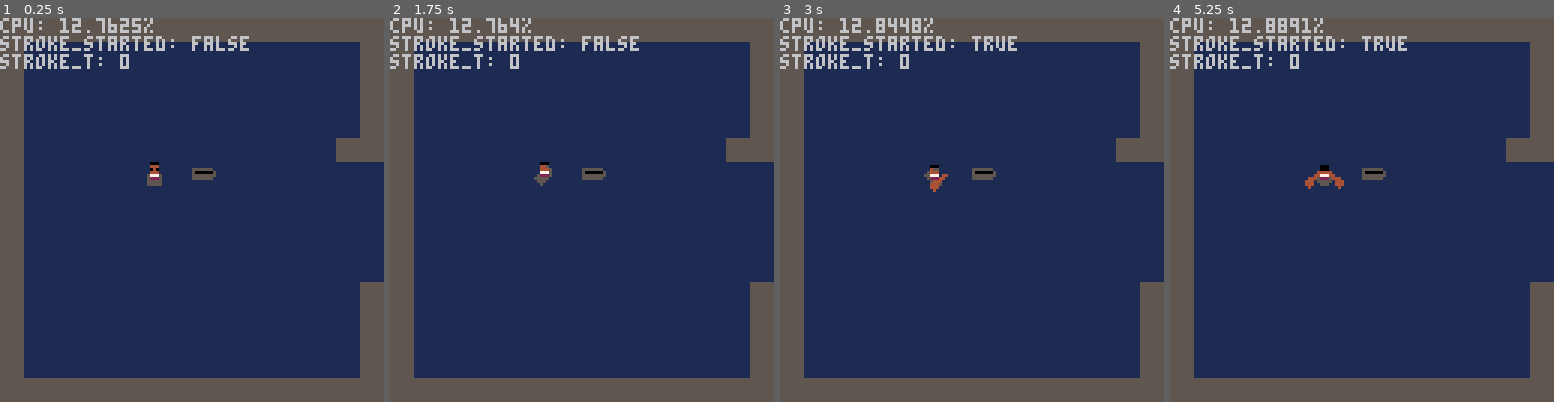
Above: before the commit, frames 1-4 (left to right).
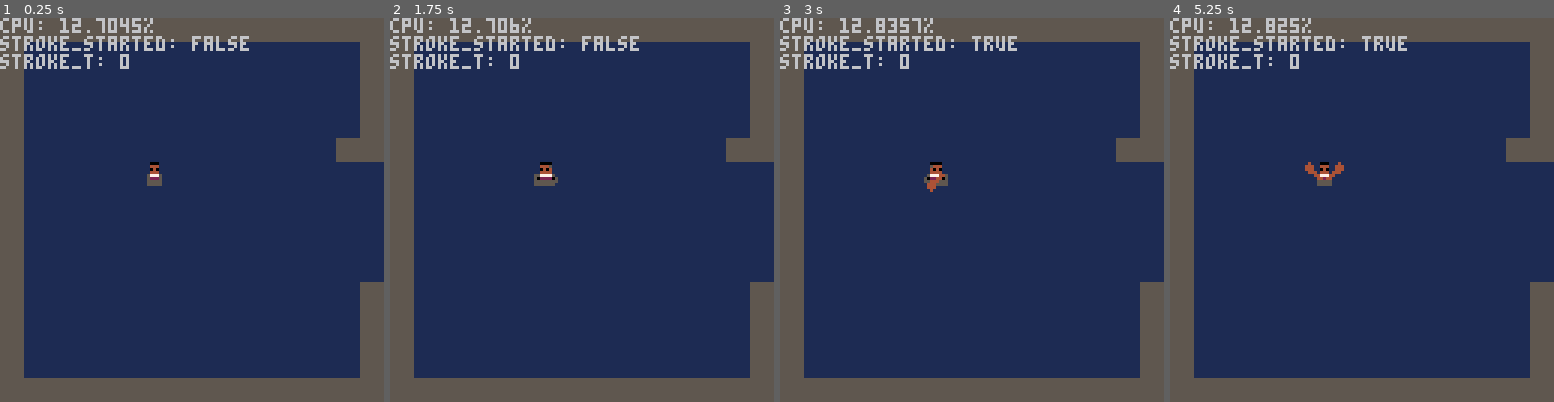
Above: after the commit, the same moments.

Repository: frojo/pico8
Game: PICO-8 cartridge carts/adventure.p8
The game is run twice, just before and just after one commit, with the same random seed, the same clock (stepped at 60 frames per second) and the same inputs.
Inputs:
- Up to frame 1 (0.25 s): no input
- Up to frame 2 (1.75 s): tap X (X key) at 0.33, 1.07 s; tap O (Z key) at 0.7, 1.7 s; hold Right from 1.6 s (still down)
- Up to frame 3 (3 s): tap X (X key) at 1.85, 2.97 s; release Right at 2.1 s; tap O (Z key) at 2.1, 2.5, 2.9 s; hold Up 2.15-2.42 s; hold Right from 2.47 s (still down)
- Up to frame 4 (5.25 s): release Right at 3.03 s; hold Left 3.08-3.58 s; tap O (Z key) every 0.4 s from 3.3 to 4.9 s; hold Down 3.63-3.97 s; hold Right 4.02-4.68 s; tap X (X key) at 4.08, 5.2 s; hold Up 4.73-5.03 s; hold Left from 5.08 s (still down)

The runs differ from the first frame. In frame 1, 0.2% of the frame differs, in the area x 28-57%, y 0-43%; in frame 2, 0.4%; in frame 3, 0.5%; in frame 4, 0.6%, in the area x 28-57%, y 0-45%.

Commit message:
found some stuff i missed

Diff:
--- a/carts/adventure.p8
+++ b/carts/adventure.p8
@@ -101,8 +101,6 @@
 
 	-- player states: 0 = pedestrian, 1 = swimming, 2 = rowing, 3 = sailing
 	player.state = 0
-
-	-- todo: delete when done developing rowing anim
 	if (debug) player.state = 2
 
 	if (num == 1) player.color = 4 -- brown
@@ -176,7 +174,6 @@
 
 		-- pressing c let's the player hop into the boat
 		if btnp(4, pnum) then
-			-- todo: delete after debug/dev
 			if dist(player.x, player.y, boat.x, boat.y) < 8 then
 				player.x = boat.x
 				player.y = boat.y
@@ -218,10 +215,7 @@
 		player.stroke_t = 0
 	end
 
-	-- todo: delete when done developing rowing anim move
-	-- if (debug) return
-
-	-- todo unify/refactor between this and the pedestrian stuff
+	-- todo: unify/refactor between this and the pedestrian stuff
 	player.dx -= player.dx * water_drag
 	player.dy -= player.dy * water_drag
 	player.x += player.dx
@@ -385,8 +379,13 @@
 		elseif (btn(3, pnum)) then player.dir = 4
 		end
 	else
-		if (btnp(0, pnum)) player.dir = (player.dir - 1) % 8
-		if (btnp(1, pnum)) player.dir = (player.dir + 1) % 8
+		if (btnp(0, pnum)) player.dir = (player.dir - 2) % 8
+		if (btnp(1, pnum)) player.dir = (player.dir + 2) % 8
+
+		-- uncomment if/when i feel like diagonal directions are
+		-- worth animating etc.
+		-- if (btnp(0, pnum)) player.dir = (player.dir - 2) % 8
+		-- if (btnp(1, pnum)) player.dir = (player.dir + 1) % 8
 	end
 end
 
@@ -450,54 +449,6 @@
 	return 0, false
 end
 
--- returns oar catch sprite depending on the direction the rowboat is facing
--- and whether it's flipped
-function oar_catch_sprite(dir)
-	if (dir == 0) then -- north, do nothing
-		return 48, false
-	elseif (dir == 1) then -- ne
-		return 49, false
-	elseif (dir == 2) then -- east
-		return 53, false
-	elseif (dir == 3) then -- se
-		return 51, false
-	elseif (dir == 4) then -- south
-		return 52, false
-	elseif (dir == 5) then -- sw
-		return 51, true
-	elseif (dir == 6) then -- west
-		return 50, true
-	elseif (dir == 7) then
-		return 49, true
-	end
-		debug_err = "invalid dir for rowing sprite"
-	return 0, false
-end
-
--- returns oar catch sprite depending on the direction the rowboat is facing
--- and whether it's flipped
-function oar_catch_sprite(dir)
-	if (dir == 0) then -- north, do nothing
-		return 53, true
-	elseif (dir == 1) then -- ne
-		return 53, true
-	elseif (dir == 2) then -- east
-		return 53, true
-	elseif (dir == 3) then -- se
-		return 53, true
-	elseif (dir == 4) then -- south
-		return 53, true
-	elseif (dir == 5) then -- sw
-		return 53, true
-	elseif (dir == 6) then -- west
-		return 53, true
-	elseif (dir == 7) then
-		return 53, true
-	end
-		debug_err = "invalid dir for rowing sprite"
-	return 0, false
-end
-
 -- info for animating oars when rowing
 function init_oar_anim()
 	local oar_anim = {}
@@ -720,8 +671,10 @@
 	boat = {}
 	boat.x = x
 	boat.y = y
+	boat.hidden = false
+
 	-- for when player is in boat so we don't want to draw it
-	boat.hidden = false
+	if (debug) boat.hidden = true
 	return boat
 end
 
